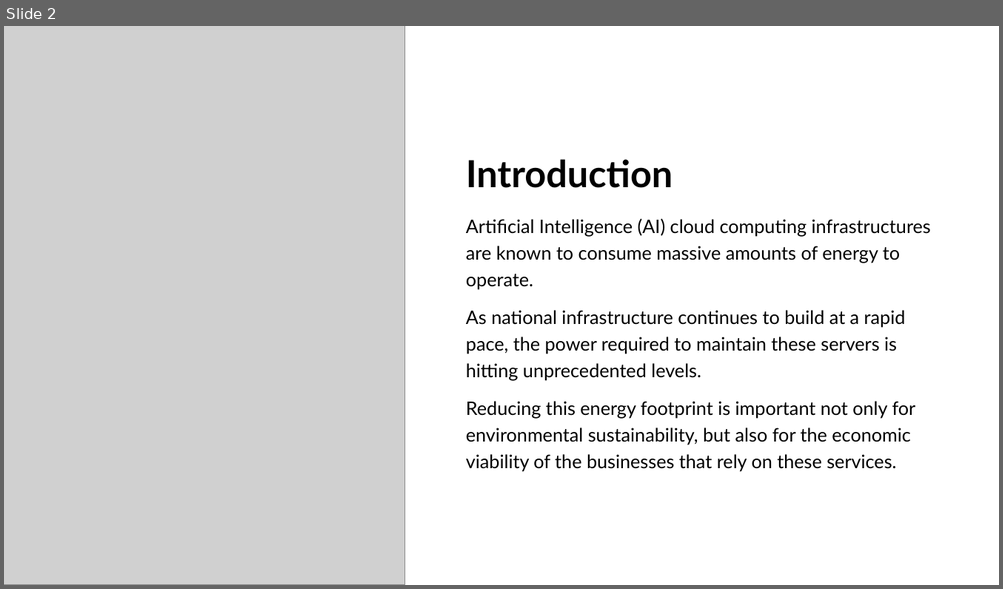
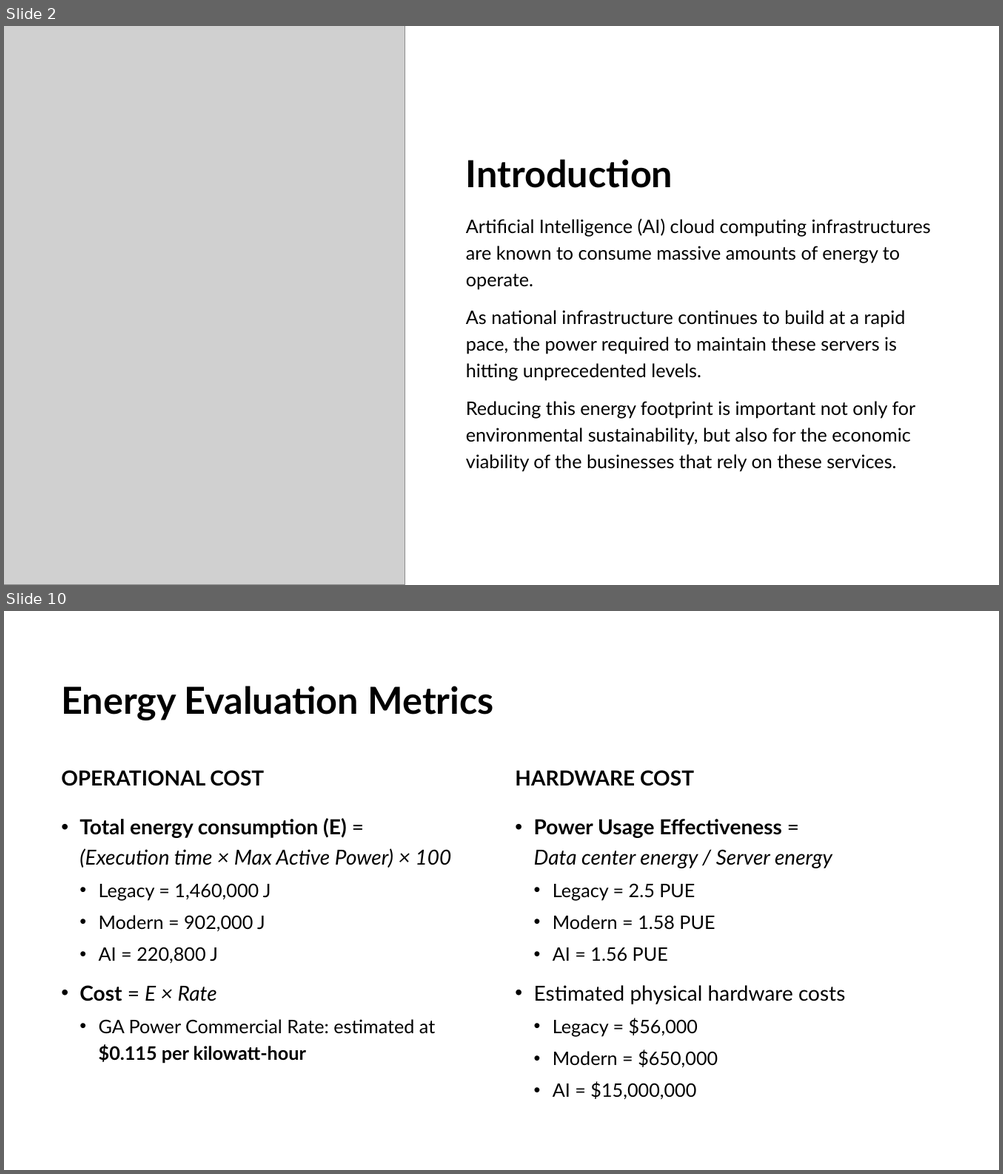
Before and after one commit to mcarbajal2/AdvInfoSys-SemesterProject, a slide deck: docs/Final_Presentation.pptx. Shown one above the other, each under a label of ours: slide 2 before the commit, slides 2 and 10 after it; the slides between them are not shown. The pictures are 1003x589 and 1003x1174 pixels, drawn with LibreOffice and Linux fonts; fonts in the diff are those of the drawing; grey boxes stand for pictures; background and template pictures are left out. Boxes give left, top, right and bottom in pixels: in the first picture for what was removed or moved away, otherwise in the second. Text is boxed around its words. In the diff, an @@ line names an element or a change of style, - is before the commit and + after.

```diff
--- a/docs/Final_Presentation.pptx
+++ b/docs/Final_Presentation.pptx
@@ slide 10 added at (4,611,999,1170), background picture (left out) @@
@@ title added at (61,686,494,721), 36 pt, text #000000, bold @@
+Energy Evaluation Metrics
@@ text added at (61,770,264,786), 20 pt, text #000000, bold @@
+OPERATIONAL COST
@@ text added at (515,770,694,786), 20 pt, text #000000, bold @@
+HARDWARE COST
@@ text added at (79,818,452,1064), 18 pt, text #000000 @@
+• Total energy consumption (E) =
+  (Execution time × Max Active Power) × 100
+  • Legacy = 1,460,000 J
+  • Modern = 902,000 J
+  • AI = 220,800 J
+• Cost = E × Rate
+  • GA Power Commercial Rate: estimated at $0.115 per kilowatt-hour
@@ text added at (534,819,845,1100), 20 pt, text #000000 @@
+• Power Usage Effectiveness =
+  Data center energy / Server energy
+  • Legacy = 2.5 PUE
+  • Modern = 1.58 PUE
+  • AI = 1.56 PUE
+• Estimated physical hardware costs
+  • Legacy = $56,000
+  • Modern = $650,000
+  • AI = $15,000,000
```
Also in this commit, not shown: 5 slides changed, 3 other slides added, 6 slides removed, 2 other files.
